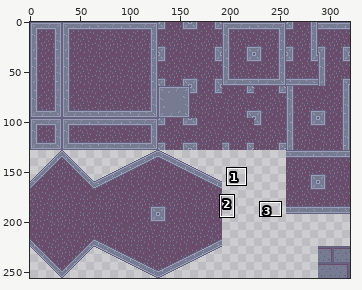
A sprite sheet gets an edit: Godot Fallback/Sprites/Tiles/1_2_Tiles/ParkingGarageTiles.png. The first picture is a wide view before the edit; the outline marks the close-up.
Close-up. Before the commit:
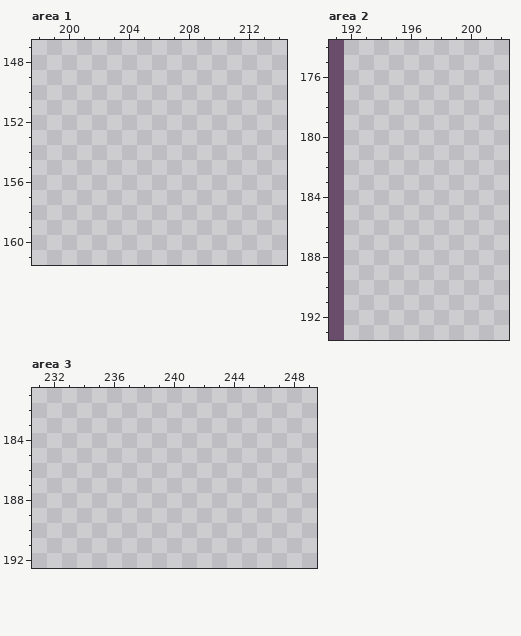
The file is 320x256 pixels. Shown: area 1: x 198..214, y 147..161; area 2: x 191..202, y 174..193; area 3: x 231..249, y 181..192. The commit also changed other parts of the picture, which this record leaves out.
The result:
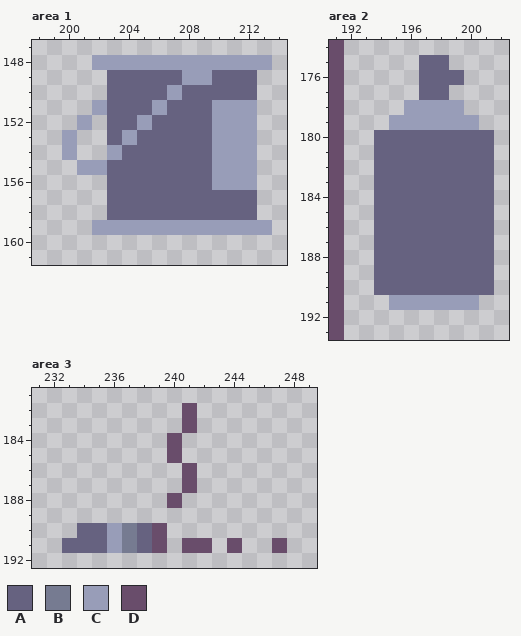
Palette (. is transparent): A #666280  B #767b91  C #989db8  D #694d6b
From old to new:
--- area 1
@@ x 198..214 @@
 147 .................
-148 .................
-149 .................
-150 .................
-151 .................
-152 .................
-153 .................
-154 .................
-155 .................
-156 .................
-157 .................
-158 .................
-159 .................
+148 ....CCCCCCCCCCCC.
+149 .....AAAAACCAAA..
+150 .....AAAACAAAAA..
+151 ....CAAACAAACCC..
+152 ...C.AACAAAACCC..
+153 ..C..ACAAAAACCC..
+154 ..C..CAAAAAACCC..
+155 ...CCAAAAAAACCC..
+156 .....AAAAAAACCC..
+157 .....AAAAAAAAAA..
+158 .....AAAAAAAAAA..
+159 ....CCCCCCCCCCCC.
 160 .................
--- area 2
@@ x 191..202 @@
 174 D...........
-175 D...........
-176 D...........
-177 D...........
-178 D...........
-179 D...........
-180 D...........
-181 D...........
-182 D...........
-183 D...........
-184 D...........
-185 D...........
-186 D...........
-187 D...........
-188 D...........
-189 D...........
-190 D...........
-191 D...........
+175 D.....AA....
+176 D.....AAA...
+177 D.....AA....
+178 D....CCCC...
+179 D...CCCCCC..
+180 D..AAAAAAAA.
+181 D..AAAAAAAA.
+182 D..AAAAAAAA.
+183 D..AAAAAAAA.
+184 D..AAAAAAAA.
+185 D..AAAAAAAA.
+186 D..AAAAAAAA.
+187 D..AAAAAAAA.
+188 D..AAAAAAAA.
+189 D..AAAAAAAA.
+190 D..AAAAAAAA.
+191 D...CCCCCC..
 192 D...........
--- area 3
@@ x 231..249 @@
 181 ...................
-182 ...................
-183 ...................
-184 ...................
-185 ...................
-186 ...................
-187 ...................
-188 ...................
+182 ..........D........
+183 ..........D........
+184 .........D.........
+185 .........D.........
+186 ..........D........
+187 ..........D........
+188 .........D.........
 189 ...................
-190 ...................
-191 ...................
+190 ...AACBAD..........
+191 ..AAACBAD.DD.D..D..
 192 ...................
Pixel boxes of the changes (left, top, right, bottom) in both close-ups:
added: (62, 55, 272, 235)
added: (374, 55, 494, 310)
added: (62, 403, 287, 553)
